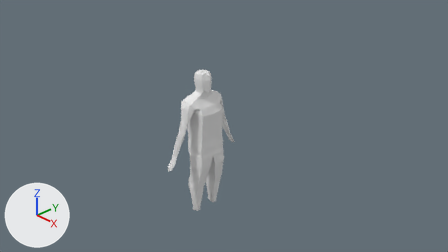
Before and after pictures for a commit that changed the Blender file Atmosphere Horror Game/Assets/Models/Blender Files/woahman.blend.
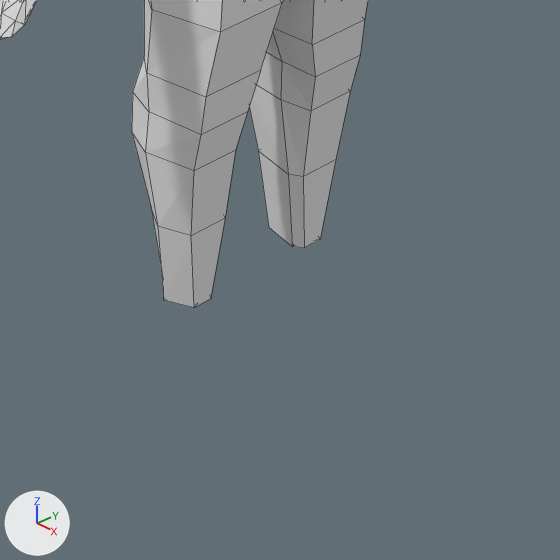
Each version appears first from the file's camera 'Camera', and next in a close-up on the part from 38% to 56% of the width and 66% to 98% of the height. Every picture has the same lights, and +X, +Y and +Z are marked at lower left. The close-ups show mesh edges as thin lines.
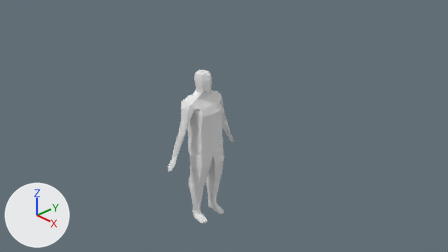
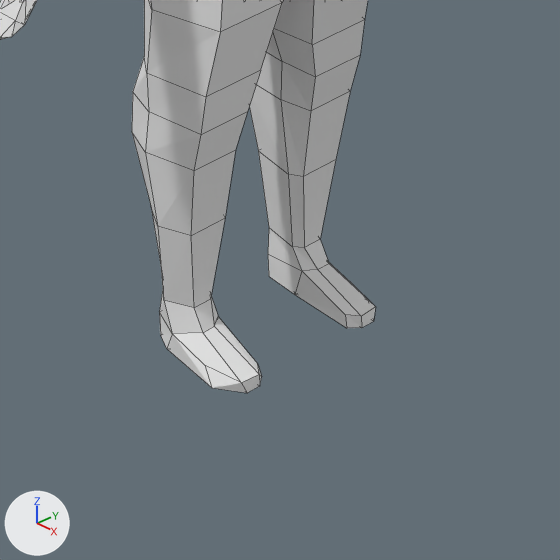
Pixel boxes (x1, y1, x2, y2) of what changed, in the close-ups (560 x 560 px; the box of a moved part takes in the faces that stretch with it):
'Cube', reshaped: before (0, 0, 368, 308); after (0, 0, 375, 393)
part 1 of me_cube, moved or reshaped: (0, 0, 23, 37) in both
part 2 of me_cube, built on: after (159, 228, 375, 393)

The change in detail:
me_cube is used by ob_cube; location (0.0, 0.0, 0.0).
me_cube had 233 vertices, 386 faces and spanned x -0.38..0.23, y -1.02..0.0, z -1.8..1.73.
me_cube now has 233 vertices, 368 faces and spans x -0.38..0.25, y -1.02..0.0, z -2.01..1.73.
Part 1, on me_cube:
37 vertices are removed from x -0.29..0.2, y -0.99..0.0, z -0.34..1.72.
133 faces are deleted.
3 vertices in x 0.19..0.2, y 0.0, z -0.17..0.45 move by (0.02, 0.0, 0.0).
3 vertices move from x -0.14..0.19, y -0.3..0.0, z 0.11..1.17 to x -0.14..0.22, y -0.3..0.0, z 0.11..1.17.
17 vertices are added at x -0.28..0.18, y -0.98..0.0, z -0.34..1.71.
95 new faces join them.
Part 2, on me_cube:
4 faces are deleted.
20 vertices are added at x -0.23..0.25, y -0.38..-0.2, z -2.01..-1.87.
24 new faces join them.
